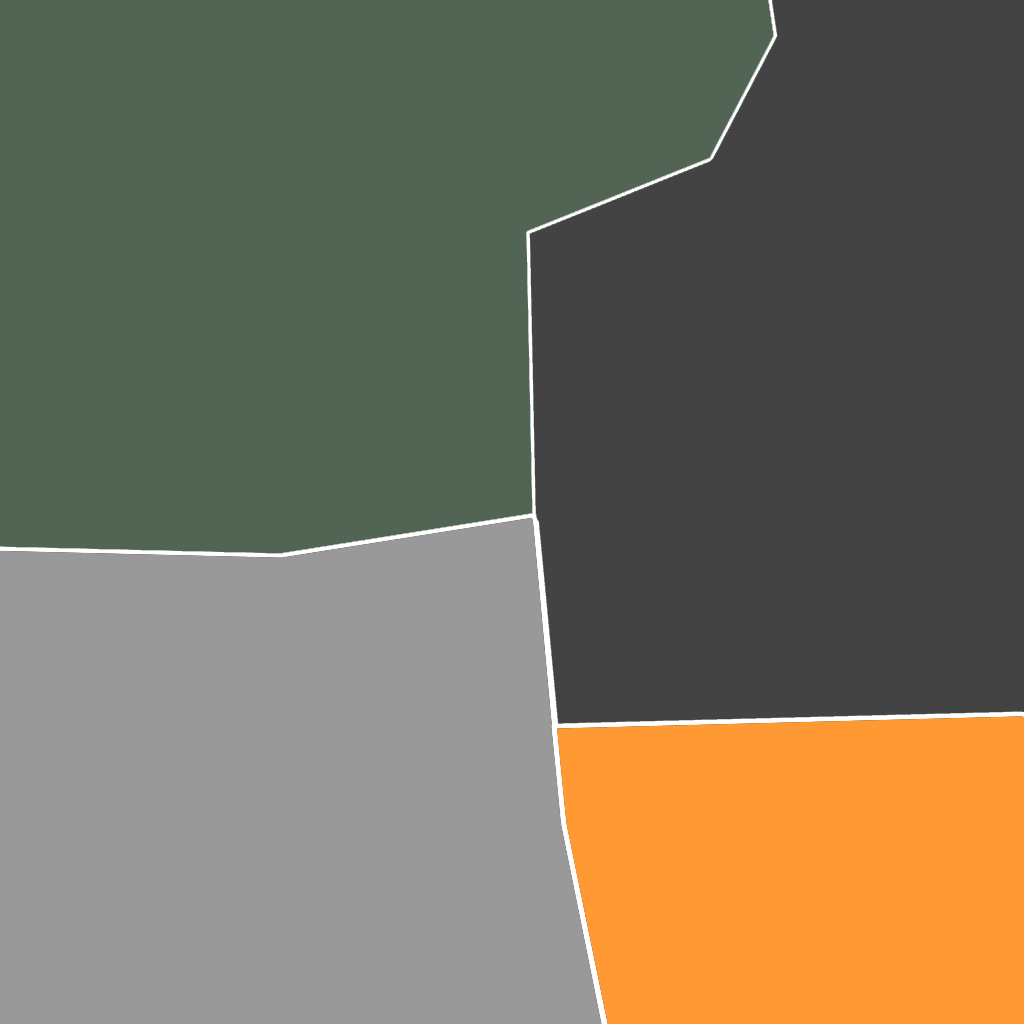
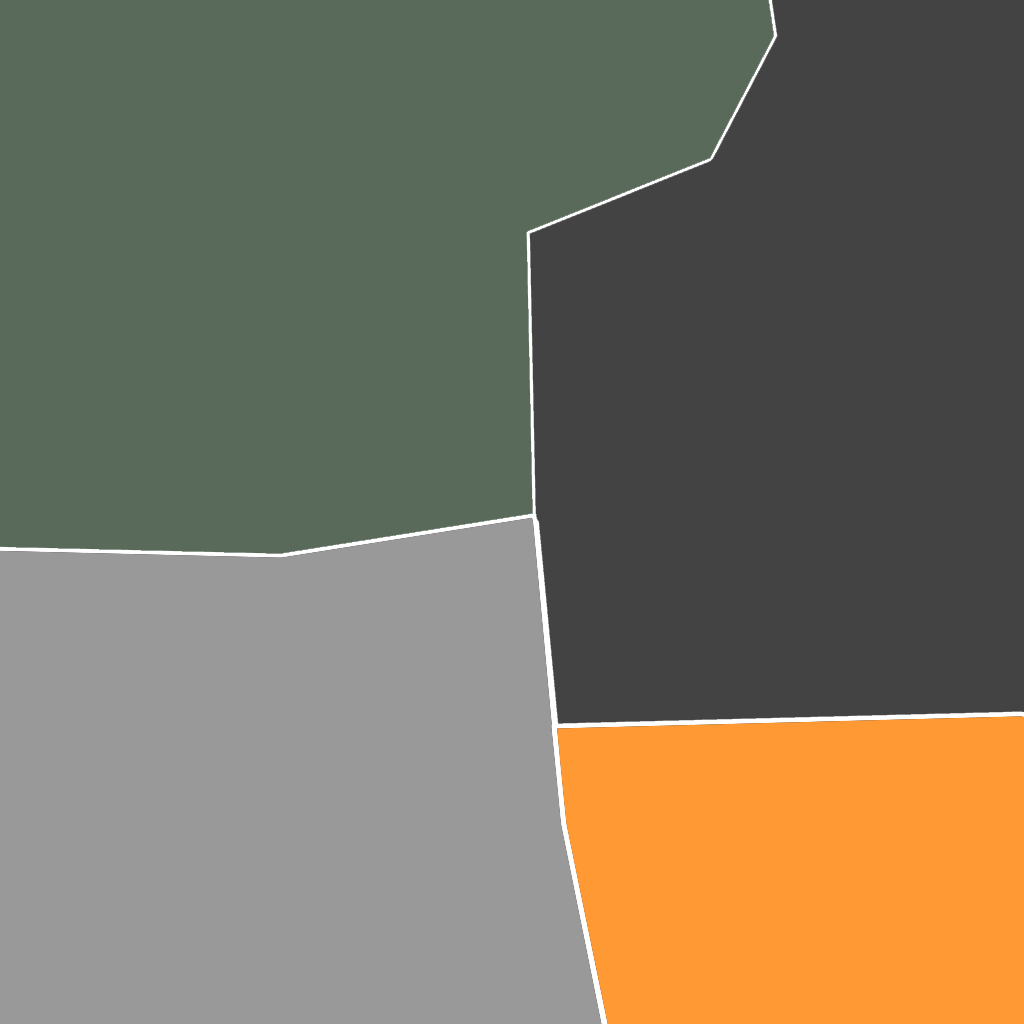
Comparing the layer stacks of the two 1024 × 1024 images. Changes:
painted on "Layer 1" over [0, 0, 774, 554]
